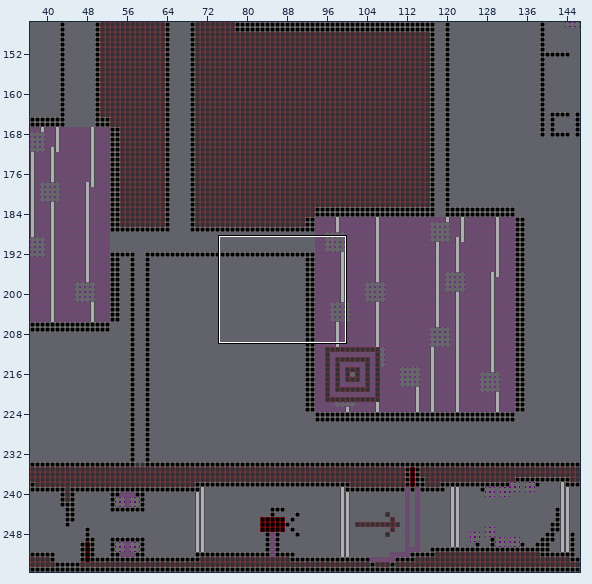
One commit to this Tiled map: core/assets/oneSec.tmx. The first picture is a wide view before the edit; the outline marks the close-up.
Close-up. As it was:
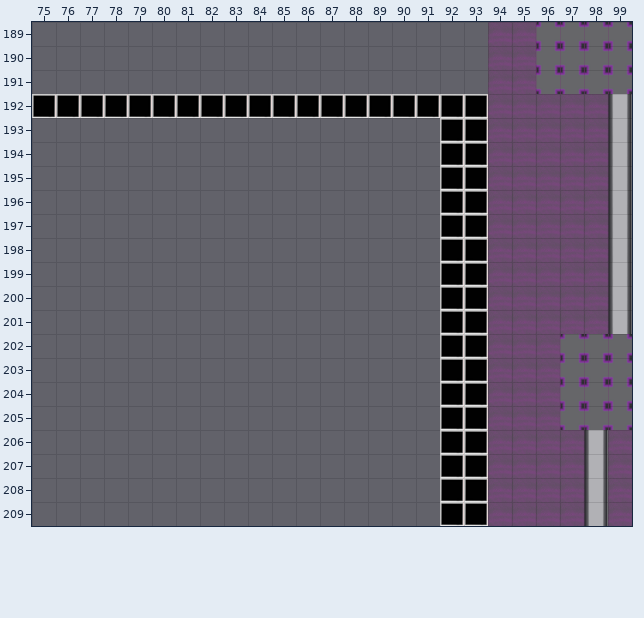
Cells are 32x32 px. Shown: x 75..99, y 189..209. The commit also changed other parts of the map, which this record leaves out.
Now the later version:
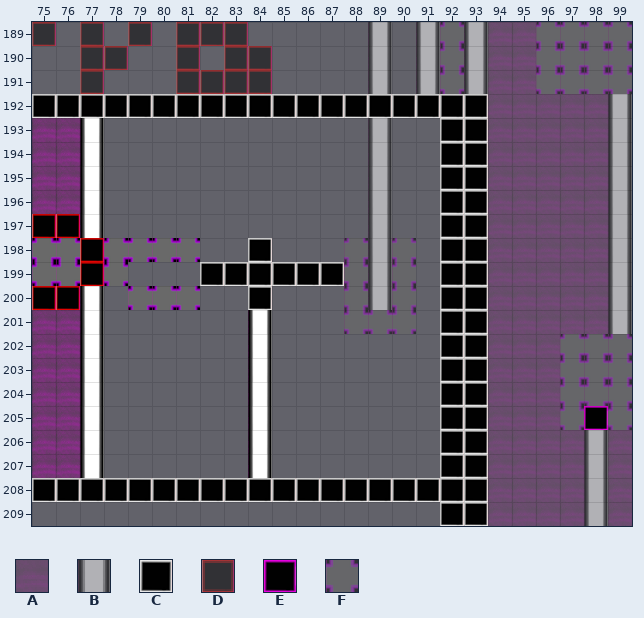
Key: from "cubes": A 0, B 1, C 2, D 3, E 4, F 5.
_ is an empty cell.
See-through tiles are keyed as they look on the map.
What changed:
layer "turret" opacity 0% -> 100%
Layer "Tile Layer 1":
y 189: x 75 _ -> D; x 77 _ -> D; x 79 _ -> D; x 81..83 ___ -> DDD; x 89 _ -> B; x 91..93 ___ -> BFB
y 190: x 77..78 __ -> DD; x 81 _ -> D; x 83..84 __ -> DD; x 89 _ -> B; x 91..93 ___ -> BFB
y 191: x 77 _ -> D; x 81..84 ____ -> DDDD; x 89 _ -> B; x 91..93 ___ -> BFB
y 193..197: x 89 _ -> B
y 198..200: x 88..90 ___ -> FBF
y 201: x 88..90 ___ -> FFF
Layer "object":
y 193..196: x 75..77 ___ -> AAB
y 197: x 75..77 ___ -> DDB
y 198: x 75..81 _______ -> FFDFFFF; x 84 _ -> C
y 199: x 75..78 ____ -> FFDF; x 82..87 ______ -> CCCCCC
y 200: x 75..77 ___ -> DDB; x 79..81 ___ -> FFF; x 84 _ -> C
y 201..207: x 75..77 ___ -> AAB; x 84 _ -> B
y 208: x 75..91 _________________ -> CCCCCCCCCCCCCCCCC
Layer "turret":
y 205: x 98 _ -> E
